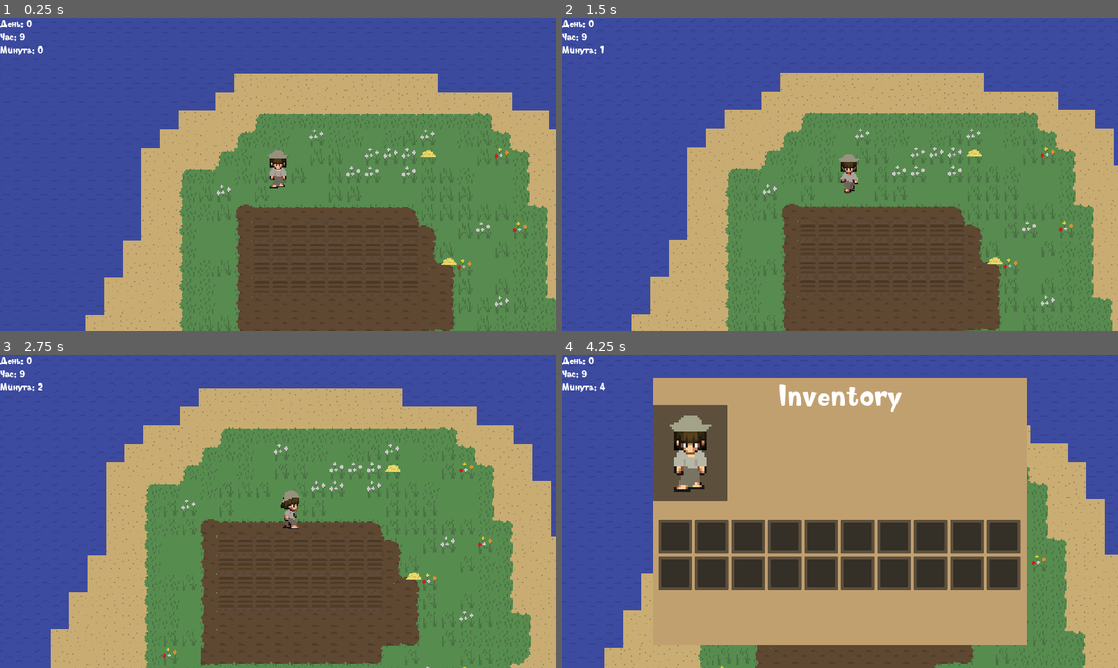
Above: before the commit, frames 1-4 (two rows, left to right).
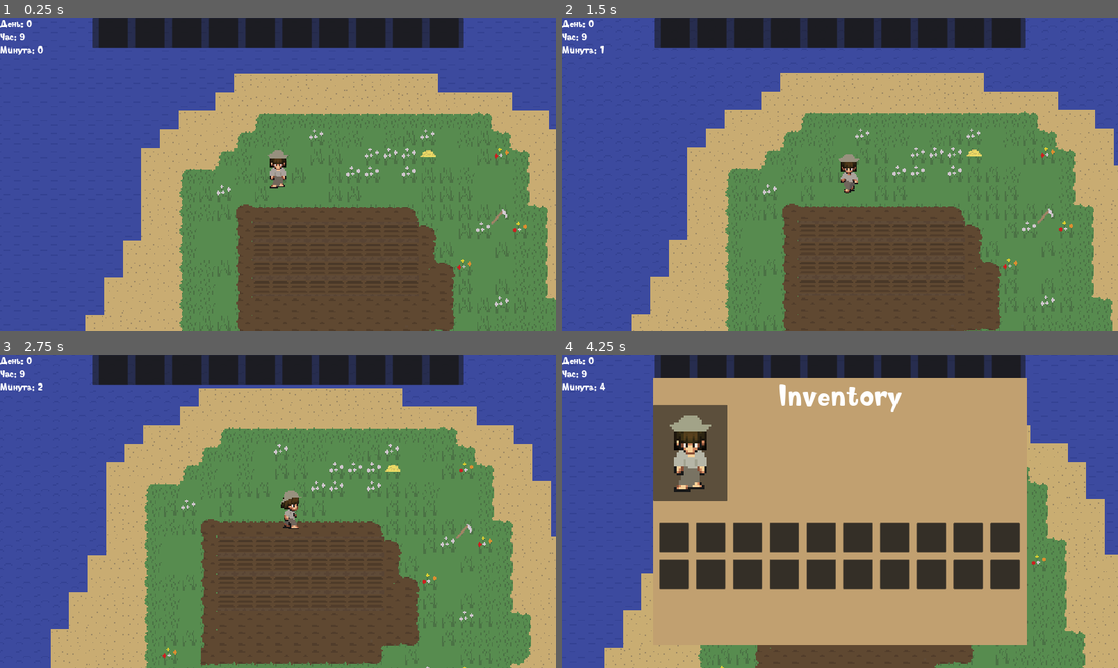
Above: after the commit, the same moments.

Repository: AlBac22219/Project-Medieval-Farm
Game: Godot game, scene res://src/maps/farm_map.tscn
The game is run twice, just before and just after one commit, with the same random seed, the same clock (stepped at 60 frames per second) and the same inputs.
Inputs (mouse positions are in pixels of both pictures, inside the frame that each line leads up to):
- Up to frame 1 (0.25 s): no input
- Up to frame 2 (1.5 s): tap Enter at 0.5 s; move the mouse to (840, 183) at 0.52 s; hold D (move_right) 0.53-1.28 s; hold 0 (0_slot) 0.53-1.28 s; tap 1 (1_slot) at 0.8, 1.35 s; move the mouse to (728, 190) at 1.27 s; hold S (move_down) from 1.28 s (still down)
- Up to frame 3 (2.75 s): tap 2 (2_slot) at 1.55 s; move the mouse to (333, 442) at 2.02 s; release S (move_down) at 2.03 s; hold D (move_right) from 2.03 s (still down); hold 2 (2_slot) from 2.03 s (still down); tap 3 (3_slot) at 2.3 s
- Up to frame 4 (4.25 s): move the mouse to (812, 574) at 2.77 s; release D (move_right) at 2.78 s; release 2 (2_slot) at 2.78 s; hold W (move_up) 2.78-3.53 s; tap 3 (3_slot) at 2.85 s; tap 4 (4_slot) at 3.05 s; move the mouse to (1006, 558) at 3.52 s; hold A (move_left) from 3.53 s (still down); hold 4 (4_slot) from 3.53 s (still down); tap 5 (5_slot) at 3.8 s; tap Tab (inventory_button) at 4.15 s

The runs differ from the first frame. In frame 1, 6.5% of the frame differs, in the area x 16-92%, y 0-79%; in frame 2, 6.5%; in frame 3, 6.5%; in frame 4, 9.0%, in the area x 16-84%, y 0-76%.

Commit message:
Add instrument. Change farm and harvest code. Add simple selector inventory ui.

Diff:
--- a/src/Global.gd
+++ b/src/Global.gd
@@ -1,29 +1,5 @@
 extends Node
 
-signal inventory_update
-@onready var inventory_slot_scene = preload("res://src/UI/Inventory/inventory_slot.tscn")
-var player_inventory_grid_container: GridContainer
-
-var inventory = []
-var player_node: Node
 # Called when the node enters the scene tree for the first time.
 func _ready():
-	inventory.resize(20)
-
-func add_item(item):
 	pass
-
-func have_free_space_in_inventory() -> bool:
-	for i in range(inventory.size()):
-		if inventory[i] == null:
-			return true
-	return false
-
-func remove_item():
-	inventory_update.emit()
-
-func change_inventory_size():
-	inventory_update.emit()
-
-func set_player_node(player):
-	player_node = player
--- a/src/Resources/InventoryItem.gd
+++ b/src/Resources/InventoryItem.gd
@@ -1,9 +1,11 @@
 extends Resource
 
 class_name InventoryItem
-
+enum work_modes {DIG, FIGHT, RIDGE, FARM, COLLECT}
 @export var texture: Texture2D
 @export var name: String
 @export var type: String
 @export var description: String
 @export var max_quantity: int
+@export var tileset_coord: Vector2i
+@export var work_mode: work_modes
--- a/src/Resources/inventory.gd
+++ b/src/Resources/inventory.gd
@@ -5,18 +5,23 @@
 signal update_inventory
 @export var slots: Array[InventorySlot]
 
-func insert_item(item: InventoryItem):
+func insert_item(item: InventoryItem, quantity_of_item: int):
 	for slot in slots:
 		if slot.item == item:
-			if slot.item["max_quantity"]>slot.quantity+1:
-				slot.quantity +=1
+			if slot.item["max_quantity"] >= slot.quantity + quantity_of_item:
+				slot.quantity += quantity_of_item
 				update_inventory.emit()
 				return
-
+			else:
+				var difference_between_quantities = slot.item["max_quantity"] - slot.quantity
+				if difference_between_quantities > 0:
+					if slot.item["max_quantity"] >= slot.quantity + difference_between_quantities:
+						slot.quantity += difference_between_quantities
+						quantity_of_item -= difference_between_quantities
 	for i in range(slots.size()):
 		if !slots[i].item:
 			slots[i].item = item
-			slots[i].quantity += 1
+			slots[i].quantity = quantity_of_item
 			update_inventory.emit()
 			return
 
--- a/src/UI/Day_night_cycl_ui/day_cycle_ui.gd
+++ b/src/UI/Day_night_cycl_ui/day_cycle_ui.gd
@@ -6,10 +6,5 @@
 func _ready():
 	pass
 
-
-# Called every frame. 'delta' is the elapsed time since the previous frame.
-func _process(delta):
-	pass
-
 func set_day_time(day, hour, minutes):
 	timer.text= "День: " + str(day) + "\nЧас: " + str(hour) + "\nМинута: " + str(minutes)
--- /dev/null
+++ b/src/UI/Inventory/in_game_inventory_ui.gd
@@ -0,0 +1,44 @@
+extends Control
+
+signal get_slot(slot)
+@export var h_box_container: HBoxContainer
+@export var inventory: Inventory
+var slots
+# Called when the node enters the scene tree for the first time.
+func _ready():
+	create_inventory(10)
+	inventory.connect("update_inventory", update)
+	update()
+
+func create_inventory(inventory_size: int):
+	for i in range(inventory_size):
+		var slot_scene = preload("res://src/UI/Inventory/inventory_slot.tscn")
+		var slot_inst = slot_scene.instantiate()
+		h_box_container.add_child(slot_inst)
+	slots = h_box_container.get_children()
+
+func update():
+	for i in range(min(inventory.slots.size(), slots.size())):
+		slots[i].update(inventory.slots[i])
+
+func _input(event):
+	if event.is_action_pressed("1_slot"):
+		emit_signal("get_slot", inventory.slots[0])
+	elif event.is_action_pressed("2_slot"):
+		emit_signal("get_slot", inventory.slots[1])
+	elif event.is_action_pressed("3_slot"):
+		emit_signal("get_slot", inventory.slots[2])
+	elif event.is_action_pressed("4_slot"):
+		emit_signal("get_slot", inventory.slots[3])
+	elif event.is_action_pressed("5_slot"):
+		emit_signal("get_slot", inventory.slots[4])
+	elif event.is_action_pressed("6_slot"):
+		emit_signal("get_slot", inventory.slots[5])
+	elif event.is_action_pressed("7_slot"):
+		emit_signal("get_slot", inventory.slots[6])
+	elif event.is_action_pressed("8_slot"):
+		emit_signal("get_slot", inventory.slots[7])
+	elif event.is_action_pressed("9_slot"):
+		emit_signal("get_slot", inventory.slots[8])
+	elif event.is_action_pressed("0_slot"):
+		emit_signal("get_slot", inventory.slots[9])
--- /dev/null
+++ b/src/UI/Inventory/in_game_inventory_ui.tscn
@@ -0,0 +1,38 @@
+[gd_scene load_steps=3 format=3 uid="uid://exb73hdp6xc7"]
+
+[ext_resource type="Script" path="res://src/UI/Inventory/in_game_inventory_ui.gd" id="1_1ktmg"]
+[ext_resource type="Resource" uid="uid://dmdckuea71gg2" path="res://src/UI/PlayerInventory.tres" id="2_702no"]
+
+[node name="InGameInventoryUI" type="Control" node_paths=PackedStringArray("h_box_container")]
+layout_mode = 3
+anchors_preset = 15
+anchor_right = 1.0
+anchor_bottom = 1.0
+grow_horizontal = 2
+grow_vertical = 2
+mouse_filter = 2
+script = ExtResource("1_1ktmg")
+h_box_container = NodePath("Panel/HBoxContainer")
+inventory = ExtResource("2_702no")
+
+[node name="Panel" type="Panel" parent="."]
+custom_minimum_size = Vector2(1280, 104)
+layout_mode = 1
+anchors_preset = 5
+anchor_left = 0.5
+anchor_right = 0.5
+offset_left = -640.0
+offset_right = 640.0
+offset_bottom = 104.0
+grow_horizontal = 2
+
+[node name="HBoxContainer" type="HBoxContainer" parent="Panel"]
+layout_mode = 1
+anchors_preset = 15
+anchor_right = 1.0
+anchor_bottom = 1.0
+offset_left = 20.0
+offset_right = -5.0
+grow_horizontal = 2
+grow_vertical = 2
+theme_override_constants/separation = 25
--- a/src/UI/Inventory/inventory_slot.tscn
+++ b/src/UI/Inventory/inventory_slot.tscn
@@ -9,12 +9,12 @@
 
 [node name="Inventory_slot" type="Panel" node_paths=PackedStringArray("item_sprite", "quantity")]
 process_mode = 3
-custom_minimum_size = Vector2(96, 96)
+custom_minimum_size = Vector2(102, 102)
 anchors_preset = 15
 anchor_right = 1.0
 anchor_bottom = 1.0
-offset_right = -1800.0
-offset_bottom = -960.0
+offset_right = -1824.0
+offset_bottom = -984.0
 grow_horizontal = 2
 grow_vertical = 2
 script = ExtResource("1_kcryd")
@@ -22,22 +22,22 @@
 quantity = NodePath("Panel/Quantity_of_items_label")
 
 [node name="Panel" type="Panel" parent="."]
-custom_minimum_size = Vector2(92, 92)
+custom_minimum_size = Vector2(98, 98)
 layout_mode = 1
 anchors_preset = 8
 anchor_left = 0.5
 anchor_top = 0.5
 anchor_right = 0.5
 anchor_bottom = 0.5
-offset_left = -58.0
-offset_top = -58.0
-offset_right = 58.0
-offset_bottom = 58.0
+offset_left = -46.0
+offset_top = -46.0
+offset_right = 46.0
+offset_bottom = 46.0
 grow_horizontal = 2
 grow_vertical = 2
 
 [node name="Item_sprite" type="Sprite2D" parent="Panel"]
-position = Vector2(58, 58)
+position = Vector2(49, 49)
 scale = Vector2(6, 6)
 
 [node name="Quantity_of_items_label" type="Label" parent="Panel"]
--- a/src/UI/Inventory/inventory_ui.tscn
+++ b/src/UI/Inventory/inventory_ui.tscn
@@ -16,6 +16,7 @@
 anchor_bottom = 1.0
 grow_horizontal = 2
 grow_vertical = 2
+mouse_filter = 2
 script = ExtResource("1_llxjk")
 grid_cont = NodePath("ColorRect/GridContainer")
 player_texture_node = NodePath("ColorRect/Player_texture")
@@ -106,6 +107,6 @@
 grow_horizontal = 2
 grow_vertical = 2
 size_flags_horizontal = 4
-theme_override_constants/h_separation = 30
-theme_override_constants/v_separation = 30
+theme_override_constants/h_separation = 25
+theme_override_constants/v_separation = 25
 columns = 10
--- a/src/characters/Player/player.gd
+++ b/src/characters/Player/player.gd
@@ -3,6 +3,7 @@
 @export var anim_player: AnimationPlayer
 @export var inventory_ui: CanvasLayer
 @export var inventory: Inventory
+@export var plant_seed: InventorySlot
 const SPEED = 30.0
 const ACCELERATION = 200.0
 enum walk_states {WALK_LEFT, WALK_RIGHT, WALK_DOWN, WALK_UP}
@@ -12,10 +13,9 @@
 var in_work_area = false
 var can_work = false
 var areas_array = []
-var plant_name = "wheat"
 
 func _ready():
-	Global.set_player_node(self)
+	pass
 
 func _physics_process(delta):
 	var direction = Vector2(Input.get_action_strength("move_right") - Input.get_action_strength("move_left"),
@@ -117,15 +117,34 @@
 		var can_be_farmed = ground_tile_data.get_custom_data("can_be_farmed")
 		var have_we_plant = tilemap.get_cell_tile_data(2, tilemap.local_to_map(get_global_mouse_position()))
 		if not have_we_plant:
-			if can_be_farmed:
-				match plant_name:
-					"wheat":
-						tilemap.set_cell(2, tilemap.local_to_map(get_global_mouse_position()), 2, Vector2i(0,0))
-						get_parent().add_to_dict_with_plants(tilemap.local_to_map(get_global_mouse_position()), "wheat", 0)
+			if can_be_farmed && plant_seed.item != null:
+				plant_seed.quantity -= 1
+				tilemap.set_cell(2, tilemap.local_to_map(get_global_mouse_position()), 2, plant_seed.item.tileset_coord)
+				get_parent().add_to_dict_with_plants(tilemap.local_to_map(get_global_mouse_position()), plant_seed.item.name, 0)
+				if plant_seed.quantity < 1:
+					plant_seed.item = null
+				inventory.update_inventory.emit()
 
 func harvest(tilemap: TileMap):
 	var harvest_tile_data: TileData = tilemap.get_cell_tile_data(2, tilemap.local_to_map(get_global_mouse_position()))
 	if harvest_tile_data:
 		var can_be_harvest = harvest_tile_data.get_custom_data("can_be_harvest")
 		if can_be_harvest:
-			var name_of_plant = harvest_tile_data.get_custom_data("plant_name")
+			var path_of_plant = harvest_tile_data.get_custom_data("plant_path")
+			var path_to_scene = harvest_tile_data.get_custom_data("path_to_scene")
+			var plant_scene: PackedScene = load(path_to_scene)
+			var plant =  plant_scene.instantiate()
+			plant.global_position = get_global_mouse_position()
+			plant.item_type = load(path_of_plant)
+			plant.set_quantity(randi_range(2,6))
+			get_parent().add_child(plant)
+			tilemap.erase_cell(2, tilemap.local_to_map(get_global_mouse_position()))
+
+func _on_in_game_inventory_ui_get_slot(slot: InventorySlot):
+	if slot.item:
+		if slot.item["type"] == "Семена":
+			plant_seed = slot
+			work_mode = slot.item["work_mode"]
+		elif slot.item["type"] == "Инструмент":
+			plant_seed = null
+			work_mode = slot.item["work_mode"]
--- a/src/characters/Player/player.tscn
+++ b/src/characters/Player/player.tscn
@@ -9,6 +9,7 @@
 [ext_resource type="Texture2D" uid="uid://dffkig2irdppe" path="res://assets/textures/characters/clothing/hats/hat.png" id="5_lmir1"]
 [ext_resource type="Texture2D" uid="uid://chitl84dm8gdf" path="res://assets/textures/characters/clothing/up armor/pijamas_up.png" id="5_oabyx"]
 [ext_resource type="Texture2D" uid="uid://crmtsi72t5803" path="res://assets/textures/characters/clothing/legs/pijamas_pants.png" id="5_y3l47"]
+[ext_resource type="PackedScene" uid="uid://exb73hdp6xc7" path="res://src/UI/Inventory/in_game_inventory_ui.tscn" id="9_8oyhq"]
 
 [sub_resource type="ShaderMaterial" id="ShaderMaterial_50pfq"]
 shader = ExtResource("2_bkhc3")
@@ -685,6 +686,8 @@
 
 [node name="In_game_inventory_ui" type="CanvasLayer" parent="."]
 
+[node name="InGameInventoryUI" parent="In_game_inventory_ui" instance=ExtResource("9_8oyhq")]
+
 [node name="Inventory_ui" type="CanvasLayer" parent="."]
 visible = false
 
@@ -692,3 +695,4 @@
 
 [connection signal="mouse_entered" from="Area_for_work" to="." method="_on_area_for_work_mouse_entered"]
 [connection signal="mouse_exited" from="Area_for_work" to="." method="_on_area_for_work_mouse_exited"]
+[connection signal="get_slot" from="In_game_inventory_ui/InGameInventoryUI" to="." method="_on_in_game_inventory_ui_get_slot"]
--- a/src/items/inventory_item.gd
+++ b/src/items/inventory_item.gd
@@ -16,7 +16,7 @@
 # Called every frame. 'delta' is the elapsed time since the previous frame.
 func _process(delta):
 	if player_in_range && can_be_pickable:
-		if Global.have_free_space_in_inventory():
+		if player.inventory.have_free_space():
 			var direction = Vector2(player.global_position.x - global_position.x, player.global_position.y - global_position.y)
 			direction = direction.normalized()
 			velocity.x = move_toward(velocity.x, direction.x * SPEED, ACCELERATION * delta)
@@ -26,10 +26,7 @@
 			move_and_slide()
 
 func pickup_item(inventory: Inventory):
-	var inventory_slot: InventorySlot
-	#inventory_slot.item = item_type
-	#inventory_slot.quantity = quantity
-	inventory.insert_item(item_type)
+	inventory.insert_item(item_type, quantity)
 	queue_free()
 
 func _on_area_2d_area_entered(area):
@@ -43,3 +40,6 @@
 		player_in_range = false
 		player = null
 		can_be_pickable = false
+
+func set_quantity(new_quantity: int):
+	quantity = new_quantity
--- a/src/items/inventory_item.tscn
+++ b/src/items/inventory_item.tscn
@@ -8,7 +8,6 @@
 [node name="Inventory_item" type="CharacterBody2D" node_paths=PackedStringArray("icon_sprite") groups=["Items"]]
 script = ExtResource("1_b00e5")
 icon_sprite = NodePath("Sprite2D")
-quantity = null
 
 [node name="Sprite2D" type="Sprite2D" parent="."]
 
--- /dev/null
+++ b/src/items/scythle.tres
@@ -0,0 +1,14 @@
+[gd_resource type="Resource" script_class="InventoryItem" load_steps=3 format=3 uid="uid://c2q3422oeuiv5"]
+
+[ext_resource type="Script" path="res://src/Resources/InventoryItem.gd" id="1_p7jty"]
+[ext_resource type="Texture2D" uid="uid://clyf110jispc4" path="res://assets/textures/items/Scythle.png" id="2_gxyto"]
+
+[resource]
+script = ExtResource("1_p7jty")
+texture = ExtResource("2_gxyto")
+name = "Коса"
+type = "Инструмент"
+description = "Острая коса для сбора растений"
+max_quantity = 1
+tileset_coord = Vector2i(0, 0)
+work_mode = 4
--- a/src/items/wheat.tres
+++ b/src/items/wheat.tres
@@ -7,6 +7,8 @@
 script = ExtResource("1_ncrpv")
 texture = ExtResource("2_ob4sw")
 name = "Пшеница"
-type = "Продукт"
+type = "Семена"
 description = "Золотистые зерна собранные с вашего поля. Подходят как для продажи, так и для посевов."
 max_quantity = 64
+tileset_coord = Vector2i(0, 0)
+work_mode = 3
--- a/src/maps/farm_map.gd
+++ b/src/maps/farm_map.gd
@@ -5,7 +5,6 @@
 @export var canvas_layer: CanvasLayer
 @export var time_ui: Control
 @export var player: CharacterBody2D
-@export var plant: PackedScene
 
 var dict_with_plants = {}
 const max_stage = 2
@@ -15,10 +14,6 @@
 	canvas_layer.visible = true
 	day_night_canvas.time_tick.connect(time_ui.set_day_time)
 	player.set_can_work(true)
-	var wheat_drop = plant.instantiate()
-	wheat_drop.global_position = $Marker2D.global_position
-	wheat_drop.item_type = preload("res://src/items/wheat.tres")
-	add_child(wheat_drop)
 
 func grow_plants():
 	for i in dict_with_plants.keys():
--- a/src/maps/farm_map.tscn
+++ b/src/maps/farm_map.tscn
@@ -7,6 +7,7 @@
 [ext_resource type="PackedScene" uid="uid://dga1wsu844s3m" path="res://src/UI/Day_night_cycl_ui/day_cycle_ui.tscn" id="5_sqvar"]
 [ext_resource type="PackedScene" uid="uid://bj4xy7qggx3ta" path="res://src/items/inventory_item.tscn" id="6_goftp"]
 [ext_resource type="Resource" uid="uid://2wfvpwr7ir42" path="res://src/items/wheat.tres" id="7_7puwo"]
+[ext_resource type="Resource" uid="uid://c2q3422oeuiv5" path="res://src/items/scythle.tres" id="8_htguk"]
 
 [sub_resource type="Gradient" id="Gradient_dfy7q"]
 offsets = PackedFloat32Array(0, 0.216867, 0.451807, 0.590361, 0.759036, 1)
@@ -22,7 +23,6 @@
 canvas_layer = NodePath("CanvasLayer")
 time_ui = NodePath("CanvasLayer/Day_cycle_UI")
 player = NodePath("Player")
-plant = ExtResource("6_goftp")
 
 [node name="TileMap" parent="." instance=ExtResource("1_1h5jj")]
 layer_0/tile_data = PackedInt32Array(-262154, 0, 0, -196618, 0, 0, -131082, 0, 0, -65546, 0, 0, -10, 0, 0, 65526, 0, 0, …(68208 unchanged characters)…
@@ -41,11 +41,14 @@
 
 [node name="Day_cycle_UI" parent="CanvasLayer" instance=ExtResource("5_sqvar")]
 
-[node name="Marker2D" type="Marker2D" parent="."]
-position = Vector2(633, 288)
-
 [node name="Inventory_item" parent="." instance=ExtResource("6_goftp")]
 position = Vector2(615, 195)
 item_type = ExtResource("7_7puwo")
+quantity = 4
+
+[node name="Inventory_item2" parent="." instance=ExtResource("6_goftp")]
+position = Vector2(678, 252)
+item_type = ExtResource("8_htguk")
+quantity = 1
 
 [connection signal="new_day" from="DayNightMode" to="." method="_on_day_night_mode_new_day"]
--- a/src/tileset/tile_map.tscn
+++ b/src/tileset/tile_map.tscn
@@ -774,6 +774,8 @@
 2:0/0/custom_data_1 = true
 2:0/0/custom_data_3 = true
 2:0/0/custom_data_4 = "wheat"
+2:0/0/custom_data_5 = "res://src/items/wheat.tres"
+2:0/0/custom_data_6 = "res://src/items/inventory_item.tscn"
 
 [sub_resource type="TileSet" id="TileSet_o2jok"]
 terrain_set_0/mode = 0
@@ -791,6 +793,10 @@
 custom_data_layer_3/type = 1
 custom_data_layer_4/name = "plant_name"
 custom_data_layer_4/type = 4
+custom_data_layer_5/name = "plant_path"
+custom_data_layer_5/type = 4
+custom_data_layer_6/name = "path_to_scene"
+custom_data_layer_6/type = 4
 sources/0 = SubResource("TileSetAtlasSource_14itl")
 sources/1 = SubResource("TileSetAtlasSource_4d7cn")
 sources/2 = SubResource("TileSetAtlasSource_l8cj8")
Binary file added: assets/textures/items/Scythle.png
Not shown, added: assets/textures/items/Scythle.png.import
Not shown: 1 places in src/characters/Player/player.tscn that only renumber resources
Not shown: 1 places in src/maps/farm_map.tscn that only renumber resources
